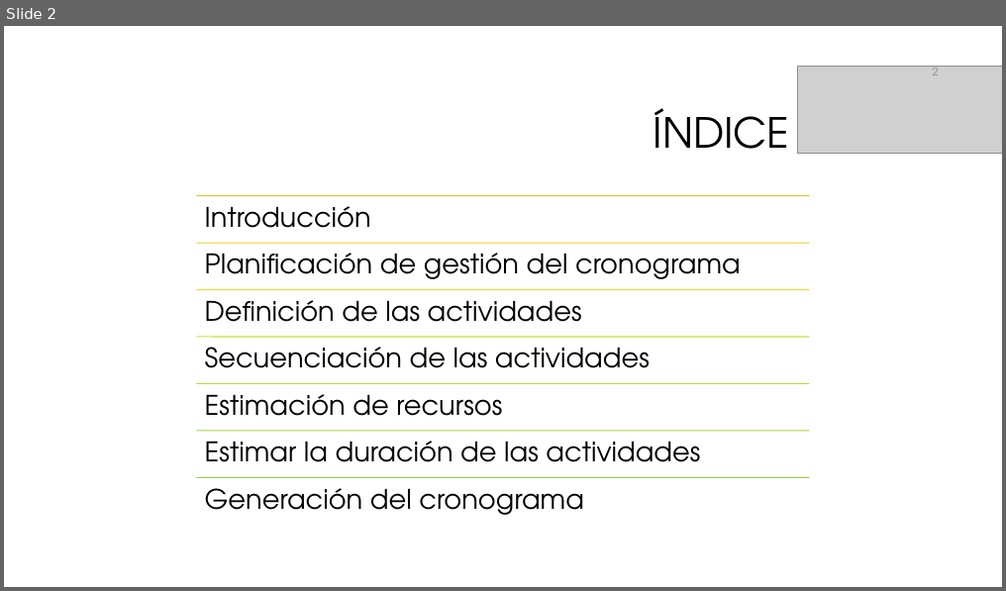
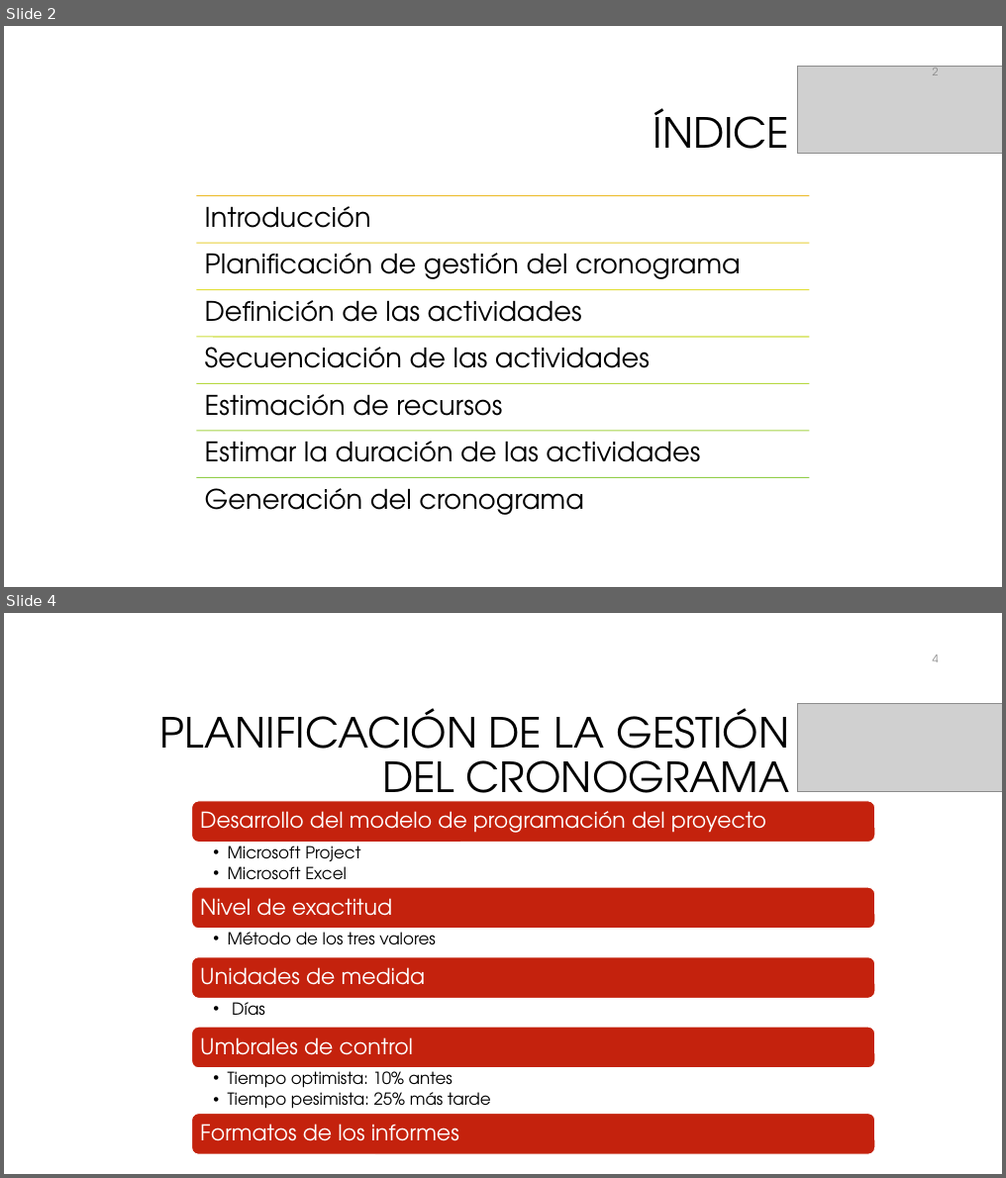
Before and after one commit to galledohm/Gestion_Proyectos, a slide deck: Documentos_generados/2.Gestion del tiempo/Presentación2.pptx. Shown one above the other, each under a label of ours: slide 2 before the commit, slides 2 and 4 after it; the slides between them are not shown. The pictures are 1006x591 and 1006x1178 pixels, drawn with LibreOffice and Linux fonts; fonts in the diff are those of the drawing; grey boxes stand for pictures; background and template pictures are left out. Boxes give left, top, right and bottom in pixels: in the first picture for what was removed or moved away, otherwise in the second. Text is boxed around its words. In the diff, an @@ line names an element or a change of style, - is before the commit and + after.

Commit message:
Presentacion gestion del tiempo

```diff
--- a/Documentos_generados/2.Gestion del tiempo/Presentación2.pptx
+++ b/Documentos_generados/2.Gestion del tiempo/Presentación2.pptx
@@ slide 4 added at (x1=4, y1=613, x2=1002, y2=1174), background #FFFFFF @@
@@ page number added at (x1=933, y1=655, x2=939, y2=663), 10.5 pt, text #8C8C8C @@
+4
@@ title added at (x1=159, y1=708, x2=790, y2=812), 40 pt, text #000000 @@
+PLANIFICACIÓN DE LA GESTIÓN DEL CRONOGRAMA
@@ picture added at (x1=798, y1=704, x2=1002, y2=792) @@
@@ group added at (x1=192, y1=801, x2=875, y2=1155): 9 texts, 5 rounded rectangles @@
+Desarrollo del modelo de programación del proyecto
+  • Microsoft Project
+  • Microsoft Excel
+Nivel de exactitud
+  • Método de los tres valores
+Unidades de medida
+  • Días
+Umbrales de control
+  • Tiempo optimista: 10% antes
+  • Tiempo pesimista: 25% más tarde
+Formatos de los informes
```
Also in this commit, not shown: 7 other slides added, 1 slide removed.
